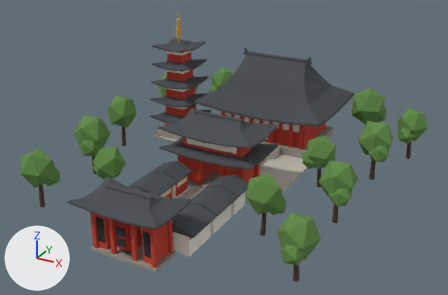
One commit to the glTF model public/models/landmarks/senso-ji.glb: the scene before it, then after it.
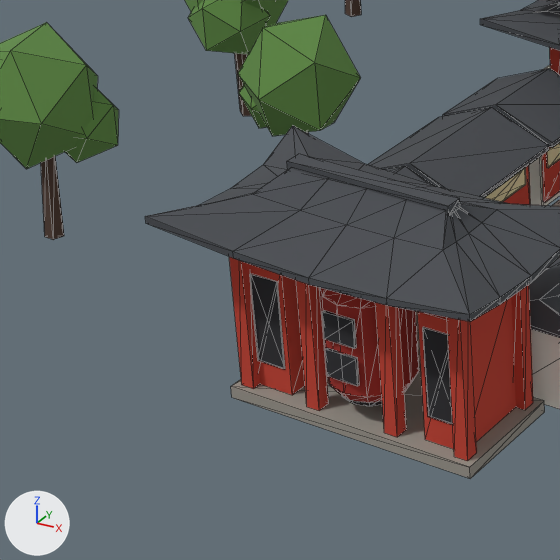
Each version appears first whole from a camera (50 mm lens) standing at (16.04, -29.52, 16.57) and looking at (0.29, -0.89, 2.25), and next in a close-up on the part from 6% to 40% of the width and 48% to 100% of the height. The lights are fixed; the arrows at lower left show +X, +Y and +Z. The first two pictures are the older version. The close-ups show mesh edges as thin lines. Vertices at exactly the same position are counted once.

The first close-up shows 'sensoji_bark', 'sensoji_black', 'sensoji_foliage', 'sensoji_lantern', 'sensoji_red', 'sensoji_roof', 'sensoji_stone', 'sensoji_white' and 3 more.
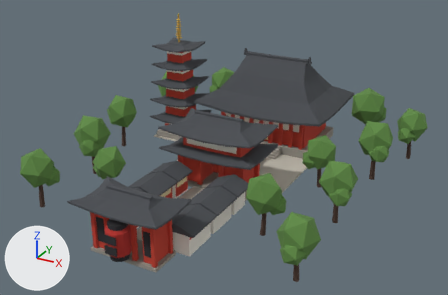
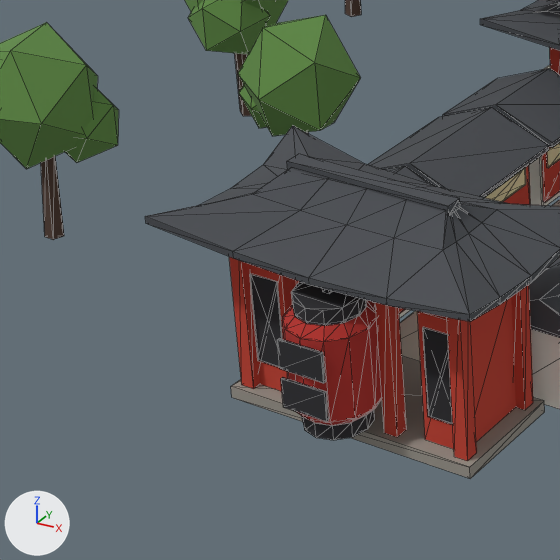
Changed parts and their boxes (x1, y1, x2, y2) in the close-ups (560 x 560 px; the box of a moved part takes in the faces that stretch with it):
'sensoji_black', reshaped (10% taller): before (250, 274, 453, 425); after (250, 274, 453, 440)
'sensoji_lantern', reshaped: before (320, 288, 419, 403); after (282, 300, 383, 425)
part 1 of me_sensoji_black, moved or reshaped (mostly hidden before): before (342, 395, 382, 406); after (302, 410, 375, 440)
part 2 of me_sensoji_black, moved or reshaped (not visible before): after (291, 282, 367, 326)
part 3 of me_sensoji_black, moved or reshaped: before (322, 310, 357, 349); after (277, 338, 326, 383)
part 4 of me_sensoji_black, moved or reshaped: before (325, 348, 360, 386); after (281, 377, 329, 422)

The change in detail:
me_sensoji_black is used by ob_sensoji_black; location (0.0, 0.0, 0.0).
me_sensoji_black had 148 vertices, 256 faces and spanned x -1.61..1.61, y -10.27..-0.9, z 0.36..2.2.
me_sensoji_black now has 148 vertices, 256 faces and spans x -1.61..1.61, y -11.03..-0.9, z 0.3..2.3.
me_sensoji_black part 1: the loose piece of 24 vertices spanning x -0.44..0.44, y -10.09..-9.21, z 0.36..0.47 is scaled about its middle by (1.05, 1.05, 2), then moved by (0.0, -0.75, -0.01).
me_sensoji_black part 2: the loose piece of 24 vertices spanning x -0.44..0.44, y -10.09..-9.21, z 2.0..2.12 is scaled about its middle by (1.05, 1.05, 1.83), then moved by (0.0, -0.75, 0.01).
me_sensoji_black part 3: the loose piece of 8 vertices spanning x -0.24..0.24, y -10.27..-10.23, z 1.35..1.75 is scaled about its middle by (1.42, 1, 1.05), then moved by (0.0, -0.76, -0.04).
me_sensoji_black part 4: the loose piece of 8 vertices spanning x -0.24..0.24, y -10.27..-10.23, z 0.8..1.2 is scaled about its middle by (1.42, 1, 1.05), then moved by (0.0, -0.76, -0.05).
Other edits to the shape of me_sensoji_black do not show in these pictures.
me_sensoji_lantern is used by ob_sensoji_lantern; location (0.0, 0.0, 0.0).
me_sensoji_lantern had 48 vertices, 132 faces and spanned x -0.6..0.6, y -10.25..-9.05, z 0.45..2.02.
me_sensoji_lantern now has 48 vertices, 132 faces and spans x -0.6..0.6, y -11.0..-9.8, z 0.5..1.98.
me_sensoji_lantern part 5: 48 of 48 vertices moved; they spanned x -0.6..0.6, y -10.25..-9.05, z 0.45..2.02 and now span x -0.6..0.6, y -11.0..-9.8, z 0.5..1.98; mean shift (0.0, -0.75, 0.0).
